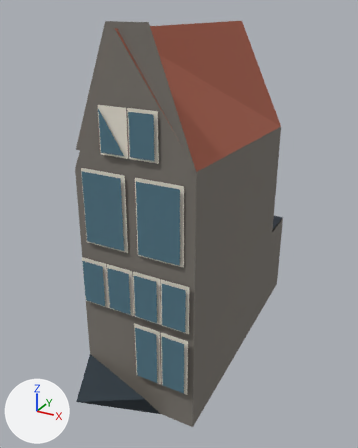
The glTF model public/canal-drive/models/multatuli.lod2.glb, before and after one commit.
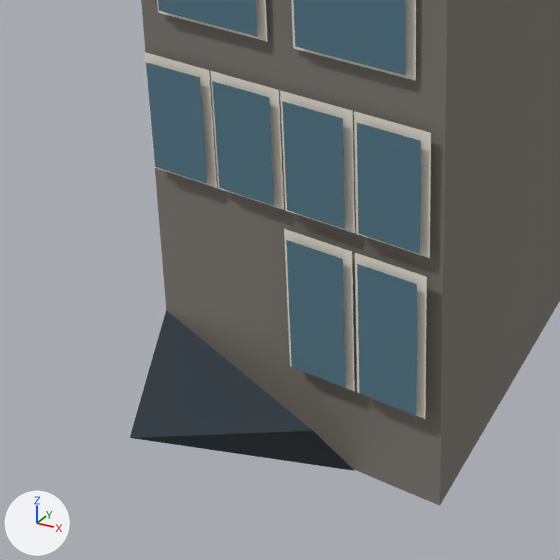
Old and new are each drawn whole from a 50 mm lens placed at (8.88, -18.17, 14.31), pointed at (-0.41, -1.27, 5.86) and again close up on the part from 8% to 66% of the width and 53% to 100% of the height. Lighting does not change. The marker at lower left points along +X, +Y and +Z. The first two pictures are the older version. Where no turn or scale is listed for an object, it has been applied to the vertices. Vertices at exactly the same position are counted once.

Names of what the first close-up shows: 'lod2'.
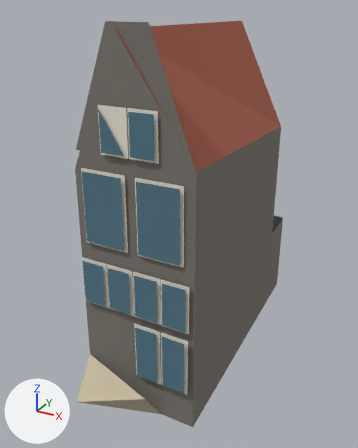
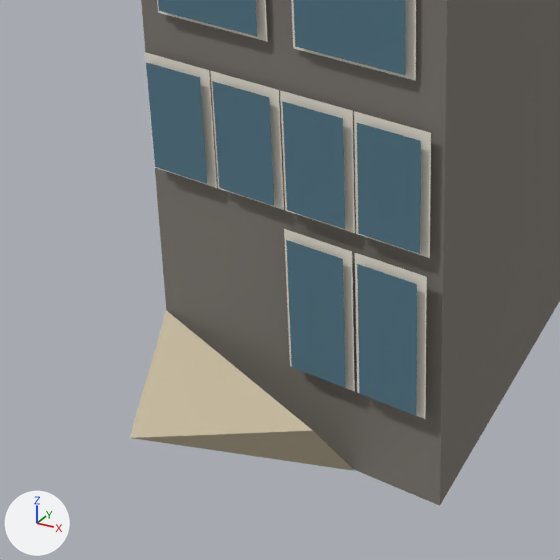
Scene script edits in JSON lines:
```json
{"block": "me_lod2", "where": "me_lod2.from_pydata(...)  # 124 vertices, 88 faces; spans x -2.56..2.56, y -6.39..6.39, z -6.96..6.96"}
{"block": "me_lod2", "where": "# used by ob_lod2; location = (0.09, -0.45, 6.96)"}
{"block": "me_lod2", "change": "me_lod2 part 1: all 2 faces that had it switch from mat_material_6 (dark blue #303b43) to mat_material_3 (beige #cfc2a6)"}
```

Pixel boxes (x1, y1, x2, y2) of what changed, in the close-ups (560 x 560 px):
```json
{"part": 1, "of": "me_lod2", "change": "recoloured", "before": [130, 310, 355, 471], "after": [130, 310, 355, 471], "on screen": "dark blue to beige"}
```
